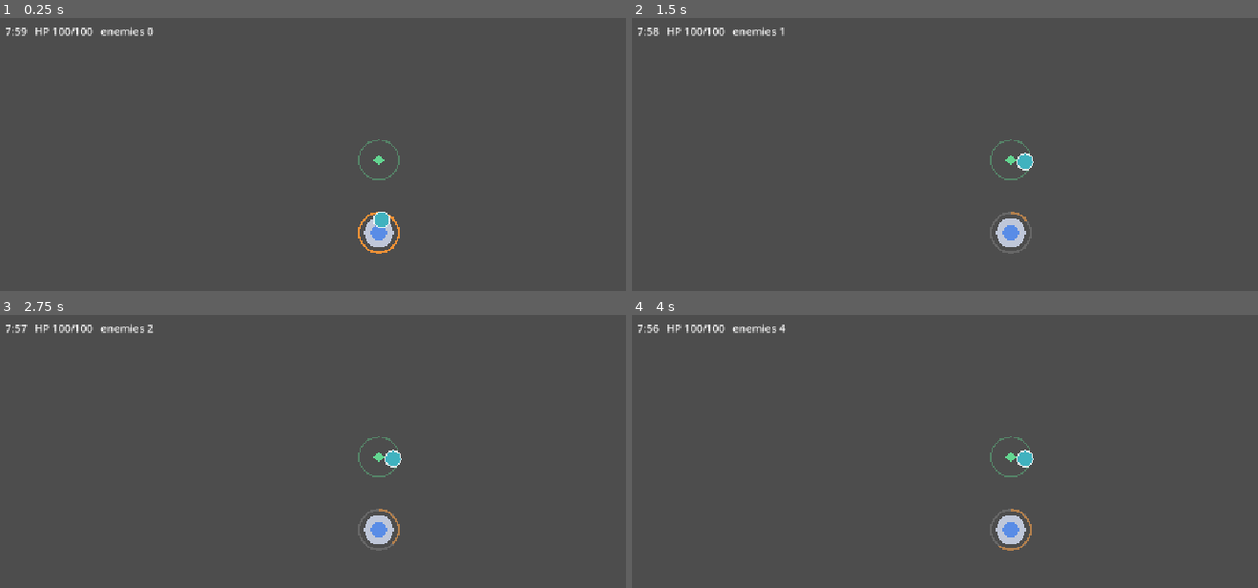
Above: before the commit, frames 1-4 (two rows, left to right).
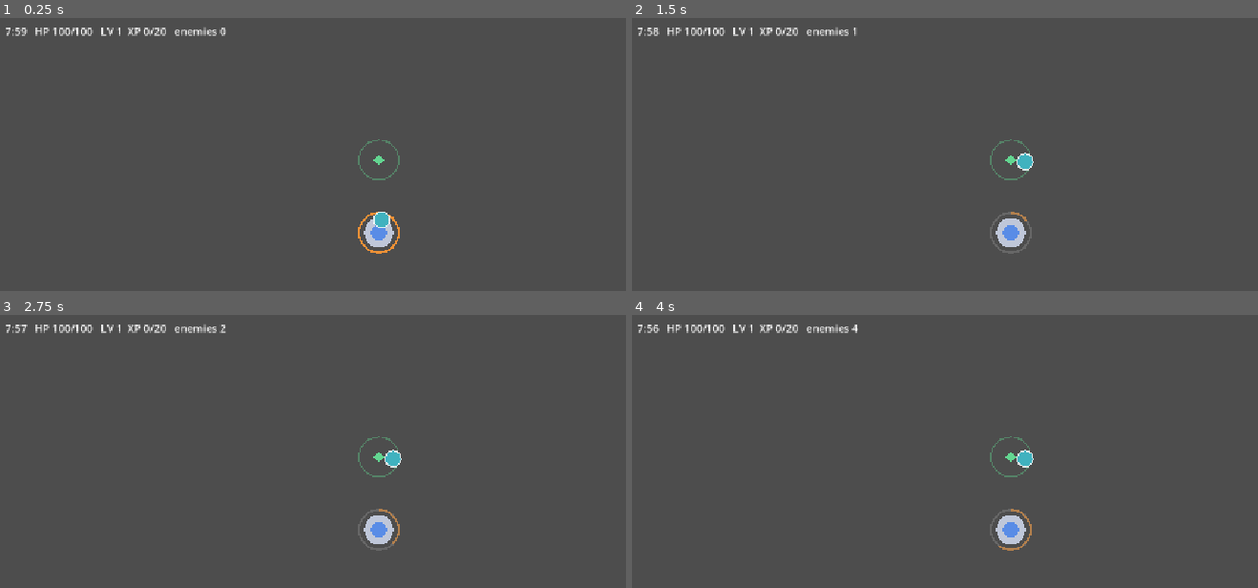
Above: after the commit, the same moments.

Repository: tapiokdev/squadron-concept-game
Game: Godot game, scene res://main.tscn
The game is run twice, just before and just after one commit, with the same random seed, the same clock (stepped at 60 frames per second) and the same inputs.
Inputs (mouse positions are in pixels of both pictures, inside the frame that each line leads up to):
- Up to frame 1 (0.25 s): no input
- Up to frame 2 (1.5 s): tap Enter at 0.5 s; move the mouse to (1176, 211) at 0.52 s; click (1176, 211) at 0.67 s; drag from (857, 255) to (outside the picture) at 1.27 s
- Up to frame 3 (2.75 s): tap Space at 2 s; move the mouse to (456, 435) at 2.02 s; click (456, 435) at 2.17 s
- Up to frame 4 (4 s): tap Enter at 2.75 s; drag from (outside the picture) to (782, 465) at 2.77 s; tap Space at 3.5 s; move the mouse to (outside the picture) at 3.52 s; click (outside the picture) at 3.67 s

The runs differ from the first frame. In frame 1, 0.4% of the frame differs, in the area x 16-37%, y 3-7%; in frame 2, 0.4%; in frame 3, 0.4%; in frame 4, 0.4%.

Commit message:
Add XP and leveling from enemy kills
EnemyPool emits enemy_killed(xp) on every death; main tallies XP with
a linear threshold curve (20 + 15/level), banks pending level-ups for
the upcoming level-up screen, and the HUD shows level + XP progress.

Co-Authored-By: Claude Fable 5 <noreply@anthropic.com>

Diff:
--- a/scripts/enemies/enemy_pool.gd
+++ b/scripts/enemies/enemy_pool.gd
@@ -11,6 +11,9 @@
 
 @export var max_live: int = 150
 @export var prewarm: int = 48
+
+## Emitted on every enemy death with its XP reward; main tallies levels.
+signal enemy_killed(xp: int)
 
 ## Set by main; lets enemies see summons that block their path.
 var squad: SummonSquad
@@ -53,3 +56,4 @@
 	live_count -= 1
 	live.erase(enemy)
 	_inactive.append(enemy)
+	enemy_killed.emit(enemy.def.xp_value)
--- a/scripts/main.gd
+++ b/scripts/main.gd
@@ -22,9 +22,19 @@
 var elapsed := 0.0
 var run_over := false
 
+## XP curve tuned so a meaningful build (both summon types, stacking,
+## 1-2 weapon upgrades) is assembled by the ~min 5 elite. Tune freely.
+var xp := 0
+var level := 1
+var pending_levelups := 0
+
+func xp_to_next() -> int:
+	return 20 + (level - 1) * 15
+
 func _ready() -> void:
 	tower.position = get_viewport_rect().size * 0.5
 	tower.died.connect(_end_run.bind(false))
+	enemy_pool.enemy_killed.connect(_on_enemy_killed)
 	spawner.setup(enemy_pool, tower)
 	bolt.setup(enemy_pool, projectile_pool, tower)
 	pulse.setup(enemy_pool, tower)
@@ -43,10 +53,19 @@
 		_end_run(true)
 		return
 	var remaining := int(run_duration - elapsed)
-	info_label.text = "%d:%02d   HP %d/%d   enemies %d" % [
+	info_label.text = "%d:%02d   HP %d/%d   LV %d  XP %d/%d   enemies %d" % [
 		int(remaining / 60.0), remaining % 60, roundi(tower.hp), roundi(tower.max_hp),
-		enemy_pool.live_count,
+		level, xp, xp_to_next(), enemy_pool.live_count,
 	]
+
+func _on_enemy_killed(amount: int) -> void:
+	if run_over:
+		return
+	xp += amount
+	while xp >= xp_to_next():
+		xp -= xp_to_next()
+		level += 1
+		pending_levelups += 1
 
 func _end_run(won: bool) -> void:
 	if run_over:
